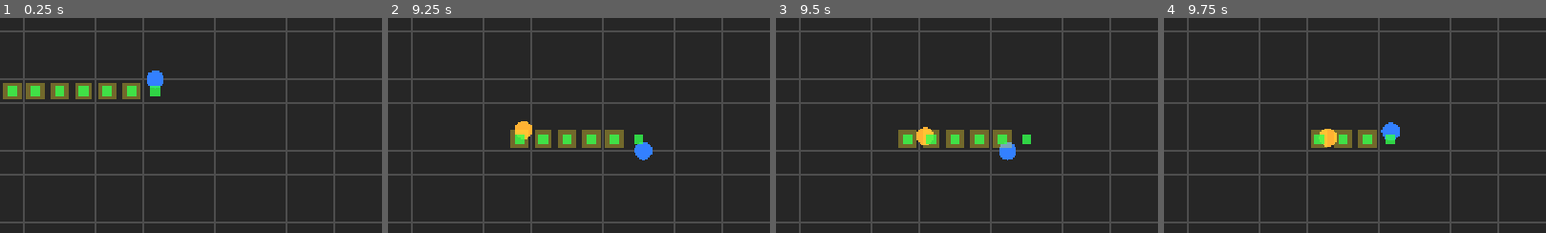
Above: before the commit, frames 1-4 (left to right).
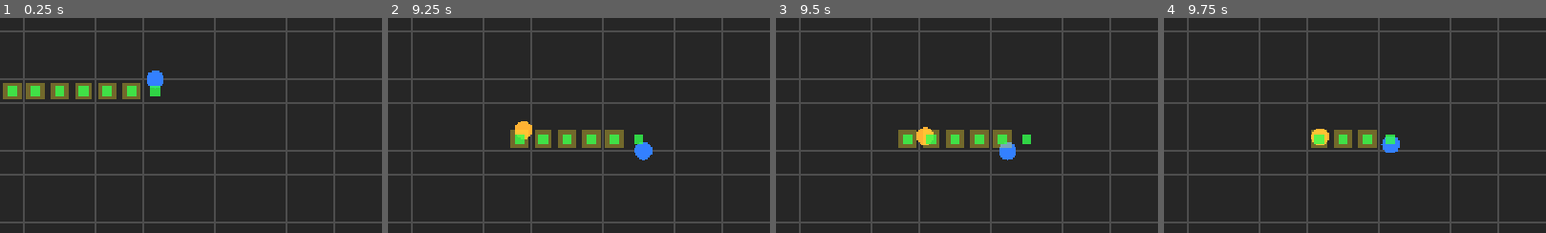
Above: after the commit, the same moments.

Repository: zarrainee-arch/The-Ripper
Game: Godot game, scene res://main.tscn
Two runs of this game, one before a commit and one after it. Both use one fixed random seed, a clock stepped at 60 frames per second and the inputs below.
Inputs:
- Up to frame 1 (0.25 s): no input
- Up to frame 2 (9.25 s): tap Enter at 0.5 s; hold D 0.53-1.28 s; tap P every 0.75 s from 0.6 to 8.85 s; hold S 1.28-2.03 s; hold D 2.03-2.78 s; hold W 2.78-3.53 s; hold A 3.53-5.03 s; hold S 5.03-5.78 s; hold D 5.78-6.53 s; hold W 6.53-7.28 s; hold D 7.28-8.03 s; hold S 8.03-8.78 s; hold A from 8.78 s (still down)
- Up to frame 3 (9.5 s): keep holding A
- Up to frame 4 (9.75 s): release A at 9.53 s; hold W from 9.53 s (still down); tap P at 9.6 s
The pictures show only the part of the screen within x 34-84%, y 41-91%; the shares and areas given below are measured in that part.

Frames 1-3 are identical in both runs. In frame 4, 0.8% of the frame differs, in the area x 38-62%, y 48-63%.

Commit message:
feat: add battle system and battle trigger

Diff:
--- a/game.gd
+++ b/game.gd
@@ -4,22 +4,31 @@
 const SAFE_HOUSE_CELL = Vector2i(30, 16)
 const SAFE_HOUSE_DISTANCE = 20.0
 const CATCH_DISTANCE = 30.0
+const BATTLE_TRIGGER_DISTANCE = 120.0
 
 var player
 var npc
 var game_over = false
 var game_message
+var battle_system
+var battle_started = false
 
 
 func _ready():
 	player = get_node("Player")
 	npc = get_node("NPC")
+	battle_system = get_node("BattleSystem")
 	game_message = get_node("CanvasLayer/GameMessage")
 
 	game_message.text = ""
 
 
 func _process(_delta):
+	if game_over:
+		return
+
+	check_battle_trigger()
+
 	if game_over:
 		return
 
@@ -40,6 +49,9 @@
 
 
 func check_lose():
+	if battle_started:
+		return
+
 	if player.position.distance_to(npc.position) <= CATCH_DISTANCE:
 		end_game("YOU GOT CAUGHT!")
 
@@ -50,3 +62,18 @@
 
 	player.set_physics_process(false)
 	npc.set_physics_process(false)
+
+func check_battle_trigger():
+	if battle_started:
+		return
+
+	var distance = player.position.distance_to(npc.position)
+
+	if distance <= BATTLE_TRIGGER_DISTANCE:
+		battle_started = true
+		battle_system.start_battle()
+
+		player.set_physics_process(false)
+		npc.set_physics_process(false)
+
+		print("=== BATTLE TRIGGERED ===")
--- a/main.tscn
+++ b/main.tscn
@@ -6,6 +6,7 @@
 [ext_resource type="Script" uid="uid://cb1wsfvk5osyt" path="res://scripts/npc.gd" id="3_h2yge"]
 [ext_resource type="Script" uid="uid://dx711mx7drp3k" path="res://scripts/ai_stats.gd" id="4_1bvp3"]
 [ext_resource type="Script" uid="uid://cryk40dgwcg4l" path="res://scripts/visualization.gd" id="6_7mycd"]
+[ext_resource type="Script" uid="uid://c16hpltv3wdxj" path="res://scripts/battle/battle_system.gd" id="7_272bh"]
 
 [node name="Game" type="Node2D" unique_id=360445328]
 script = ExtResource("1_lquwl")
@@ -40,3 +41,6 @@
 
 [node name="Visualization" type="Node2D" parent="." unique_id=68849238]
 script = ExtResource("6_7mycd")
+
+[node name="BattleSystem" type="Node" parent="." unique_id=354436078]
+script = ExtResource("7_272bh")
--- /dev/null
+++ b/scripts/battle/battle_state.gd
@@ -0,0 +1,18 @@
+class_name BattleState
+extends RefCounted
+
+var player_hp: int
+var npc_hp: int
+var current_turn: String
+
+func _init(
+	player_hp_value: int = 100,
+	npc_hp_value: int = 100,
+	turn_value: String = "PLAYER"
+):
+	player_hp = player_hp_value
+	npc_hp = npc_hp_value
+	current_turn = turn_value
+
+func is_terminal() -> bool:
+	return player_hp <= 0 or npc_hp <= 0
--- /dev/null
+++ b/scripts/battle/battle_system.gd
@@ -0,0 +1,110 @@
+class_name BattleSystem
+extends Node
+
+enum Action {
+	ATTACK,
+	DEFEND,
+	POTION
+}
+
+const MAX_HP = 100
+const ATTACK_DAMAGE = 20
+const DEFEND_REDUCTION = 0.5
+const POTION_HEAL = 20
+
+var state: BattleState
+var player_defending = false
+var npc_defending = false
+
+func start_battle():
+	state = BattleState.new(MAX_HP, MAX_HP, "PLAYER")
+	player_defending = false
+	npc_defending = false
+
+	print("=== BATTLE START ===")
+	print("Player HP: ", state.player_hp)
+	print("NPC HP: ", state.npc_hp)
+	print("Turn: ", state.current_turn)
+
+func execute_action(action: Action, actor: String):
+	if state == null:
+		return
+
+	if state.is_terminal():
+		return
+
+	if actor != state.current_turn:
+		return
+
+	match action:
+		Action.ATTACK:
+			attack(actor)
+		Action.DEFEND:
+			defend(actor)
+		Action.POTION:
+			potion(actor)
+
+	if not state.is_terminal():
+		change_turn()
+
+func attack(actor: String):
+	var damage = ATTACK_DAMAGE
+
+	if actor == "PLAYER":
+		if npc_defending:
+			damage = int(damage * DEFEND_REDUCTION)
+			npc_defending = false
+
+		state.npc_hp = max(0, state.npc_hp - damage)
+		print("PLAYER attacks NPC for ", damage, " damage.")
+
+	elif actor == "NPC":
+		if player_defending:
+			damage = int(damage * DEFEND_REDUCTION)
+			player_defending = false
+
+		state.player_hp = max(0, state.player_hp - damage)
+		print("NPC attacks PLAYER for ", damage, " damage.")
+
+func defend(actor: String):
+	if actor == "PLAYER":
+		player_defending = true
+		print("PLAYER defends.")
+	elif actor == "NPC":
+		npc_defending = true
+		print("NPC defends.")
+
+func potion(actor: String):
+	if actor == "PLAYER":
+		state.player_hp = min(MAX_HP, state.player_hp + POTION_HEAL)
+		print("PLAYER uses potion.")
+	elif actor == "NPC":
+		state.npc_hp = min(MAX_HP, state.npc_hp + POTION_HEAL)
+		print("NPC uses potion.")
+
+func change_turn():
+	if state.current_turn == "PLAYER":
+		state.current_turn = "NPC"
+	else:
+		state.current_turn = "PLAYER"
+
+	print("Next turn: ", state.current_turn)
+
+func _input(event):
+	if state == null:
+		return
+
+	if state.is_terminal():
+		return
+
+	if state.current_turn != "PLAYER":
+		return
+
+	if event is InputEventKey and event.pressed and not event.echo:
+		match event.keycode:
+			KEY_A:
+				execute_action(Action.ATTACK, "PLAYER")
+			KEY_D:
+				execute_action(Action.DEFEND, "PLAYER")
+			KEY_P:
+				execute_action(Action.POTION, "PLAYER")
Not shown, added: scripts/battle/battle_state.gd.uid
Not shown, added: scripts/battle/battle_system.gd.uid
Not shown, added: the_ripper.apple-touch-icon.png.import
Not shown, added: the_ripper.icon.png.import
Not shown, added: the_ripper.png.import
